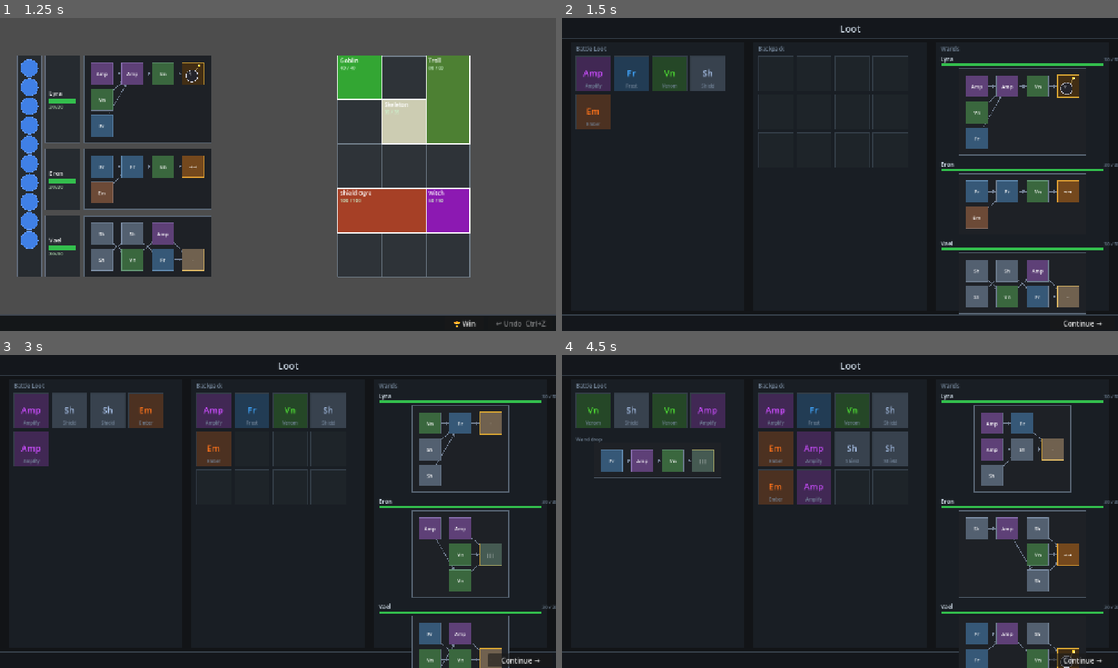
Above: before the commit, frames 1-4 (two rows, left to right).
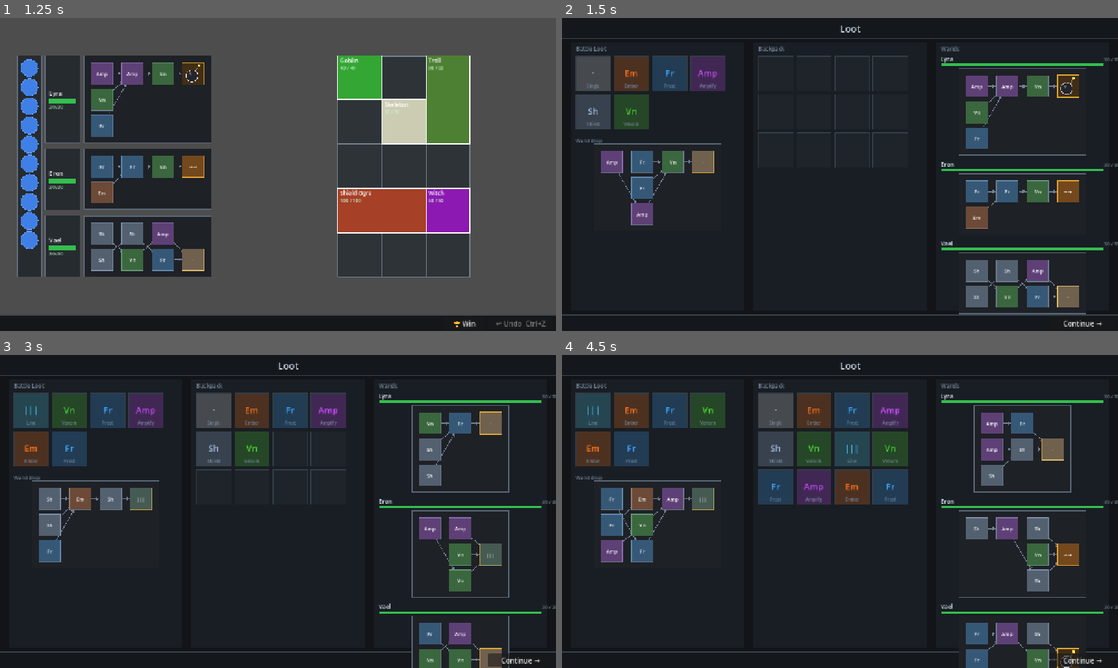
Above: after the commit, the same moments.

Repository: MoYapro/magic-monster-battle
Game: Godot game, scene res://scenes/loot/loot_screen.tscn
Same seed, same stepped clock (60 frames per second), same inputs: the game is played once before the commit and once after it.
Inputs:
- Up to frame 1 (1.25 s): click "Continue →" at 0.5 s
- Up to frame 2 (1.5 s): click "🏆 Win" at 1.25 s
- Up to frame 3 (3 s): click "Continue →" at 2 s; click "🏆 Win" at 2.75 s
- Up to frame 4 (4.5 s): click "Continue →" at 3.5 s; click "🏆 Win" at 4.25 s

Frame 1 is identical in both runs. In frame 2, 5.9% of the frame differs, in the area x 2-30%, y 12-67%; in frame 3, 9.3%; in frame 4, 14%, in the area x 2-63%, y 12-67%.

Commit message:
per monster drops

Diff:
--- a/scripts/battle/battle_scene.gd
+++ b/scripts/battle/battle_scene.gd
@@ -146,22 +146,37 @@
 # --- battle state ---
 
 func _build_setup() -> void:
-	var enemies: Array[EnemyData] = [
-		EnemyData.new("goblin_1",   "Goblin",       40,  Vector2i(1, 1), Color(0.2,  0.65, 0.2)),
-		EnemyData.new("skeleton_1", "Skeleton",     35,  Vector2i(1, 1), Color(0.8,  0.8,  0.7)),
-		EnemyData.new("witch_1",    "Witch",         50,  Vector2i(1, 1), Color(0.55, 0.1,  0.7)),
-		EnemyData.new("ogre_1",     "Shield Ogre",  100, Vector2i(2, 1), Color(0.65, 0.25, 0.15)),
-		EnemyData.new("troll_1",    "Troll",         80,  Vector2i(1, 2), Color(0.3,  0.5,  0.2)),
-	]
 	var positions: Array[Vector2i] = [
 		Vector2i(0, 0), Vector2i(1, 1), Vector2i(2, 3), Vector2i(0, 3), Vector2i(2, 0),
 	]
 	var wands: Array[WandData] = []
 	for wd: WandDisplay in _wand_displays:
 		wands.append(wd.get_wand_data())
-	_setup = BattleSetup.new(enemies, positions, _mages, wands, 10)
+	_setup = BattleSetup.new(_make_enemy_data(), positions, _mages, wands, 10)
 	_history = BattleHistory.new(_setup.make_initial_state(), _setup)
 	_apply_state(_history.current_state())
+
+
+func _make_enemy_data() -> Array[EnemyData]:
+	var ember  := SpellData.new("Ember",  "Em",  ["fire"],    Color(1.00, 0.45, 0.10), [], "", 3)
+	var frost  := SpellData.new("Frost",  "Fr",  ["water"],   Color(0.25, 0.65, 1.00), [], "", 2)
+	var venom  := SpellData.new("Venom",  "Vn",  ["poison"],  Color(0.30, 0.85, 0.20), [], "", 2)
+	var amplify := SpellData.new("Amplify","Amp", ["amplify"], Color(0.80, 0.30, 1.00), [], "", 5)
+	var shield := SpellData.new("Shield", "Sh",  ["shield"],  Color(0.65, 0.75, 0.90), [], "", 0)
+
+	var goblin   := EnemyData.new("goblin_1",   "Goblin",      40,  Vector2i(1, 1), Color(0.2,  0.65, 0.2))
+	var skeleton := EnemyData.new("skeleton_1", "Skeleton",    35,  Vector2i(1, 1), Color(0.8,  0.8,  0.7))
+	var witch    := EnemyData.new("witch_1",    "Witch",        50,  Vector2i(1, 1), Color(0.55, 0.1,  0.7))
+	var ogre     := EnemyData.new("ogre_1",     "Shield Ogre", 100, Vector2i(2, 1), Color(0.65, 0.25, 0.15))
+	var troll    := EnemyData.new("troll_1",    "Troll",        80,  Vector2i(1, 2), Color(0.3,  0.5,  0.2))
+
+	goblin.drop_pool   = [ember, venom]
+	skeleton.drop_pool = [frost, shield]
+	witch.drop_pool    = [venom, amplify]
+	ogre.drop_pool     = [shield, ember]
+	troll.drop_pool    = [venom, frost]
+
+	return [goblin, skeleton, witch, ogre, troll]
 
 
 func _apply_state(state: BattleState) -> void:
@@ -190,15 +205,12 @@
 	var rng := RandomNumberGenerator.new()
 	rng.randomize()
 	GameState.pending_loot.clear()
-	GameState.pending_loot_wand = null
-	for _enemy: EnemyData in _setup.enemies:
-		var roll := rng.randf()
-		if roll < 0.15:
-			pass  # no drop
-		elif roll < 0.35 and GameState.pending_loot_wand == null:
-			GameState.pending_loot_wand = WandGenerator.generate(rng)
-		else:
-			GameState.pending_loot.append(WandGenerator._pick_body_spell(rng))
+	GameState.pending_loot_wand = WandGenerator.generate(rng)
+	GameState.pending_loot.append(WandGenerator._pick_tip_spell(rng))
+	for enemy: EnemyData in _setup.enemies:
+		if not enemy.drop_pool.is_empty():
+			GameState.pending_loot.append(
+				enemy.drop_pool[rng.randi_range(0, enemy.drop_pool.size() - 1)])
 
 
 func _refresh_enemy_grid(state: BattleState) -> void:
--- a/scripts/battle/enemy_data.gd
+++ b/scripts/battle/enemy_data.gd
@@ -6,6 +6,7 @@
 var current_hp: int
 var grid_size: Vector2i  # width x height in grid cells
 var color: Color         # placeholder until art exists
+var drop_pool: Array[SpellData] = []
 
 
 func _init(
--- a/scripts/battle/wand_display.gd
+++ b/scripts/battle/wand_display.gd
@@ -45,6 +45,15 @@
 
 func get_wand_data() -> WandData:
 	return _data
+
+
+func get_slot_at(local_pos: Vector2) -> SpellSlotData:
+	if _data == null:
+		return null
+	for slot: SpellSlotData in _data.slots:
+		if Rect2(_slot_pixel_pos(slot), SLOT_SIZE).has_point(local_pos):
+			return slot
+	return null
 
 
 func get_tip_spell() -> SpellData:
--- a/scripts/loot/loot_screen.gd
+++ b/scripts/loot/loot_screen.gd
@@ -105,7 +105,9 @@
 func _end_drag(pos: Vector2) -> void:
 	if _dragging == null:
 		return
-	if _panel_rect(LOOT_X).has_point(pos):
+	if _try_drop_on_wand_slot(pos):
+		pass
+	elif _panel_rect(LOOT_X).has_point(pos):
 		GameState.pending_loot.append(_dragging)
 	elif _panel_rect(PACK_X).has_point(pos) and GameState.backpack.size() < BACKPACK_SLOTS:
 		GameState.backpack.append(_dragging)
@@ -117,6 +119,29 @@
 	_drag_source = ""
 	_reposition_loot_wand()
 	queue_redraw()
+
+
+func _try_drop_on_wand_slot(pos: Vector2) -> bool:
+	for wd: WandDisplay in _equip_wand_displays:
+		var slot := wd.get_slot_at(wd.to_local(pos))
+		if slot == null:
+			continue
+		if slot.is_tip != _dragging.tags.has("tip"):
+			return false  # type mismatch — let fallback return spell to source
+		var displaced: SpellData = slot.spell
+		slot.spell = _dragging
+		wd.queue_redraw()
+		if displaced != null:
+			_place_spell_in_backpack_or_loot(displaced)
+		return true
+	return false
+
+
+func _place_spell_in_backpack_or_loot(spell: SpellData) -> void:
+	if GameState.backpack.size() < BACKPACK_SLOTS:
+		GameState.backpack.append(spell)
+	else:
+		GameState.pending_loot.append(spell)
 
 
 # --- hit testing helpers ---
